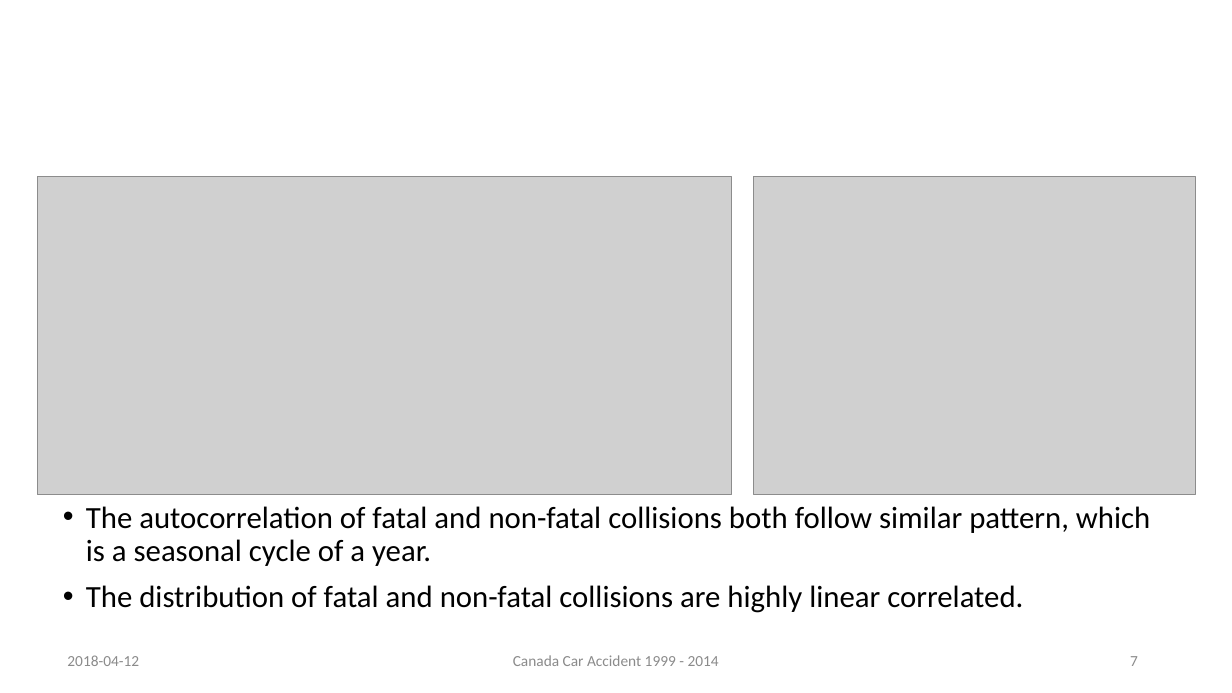
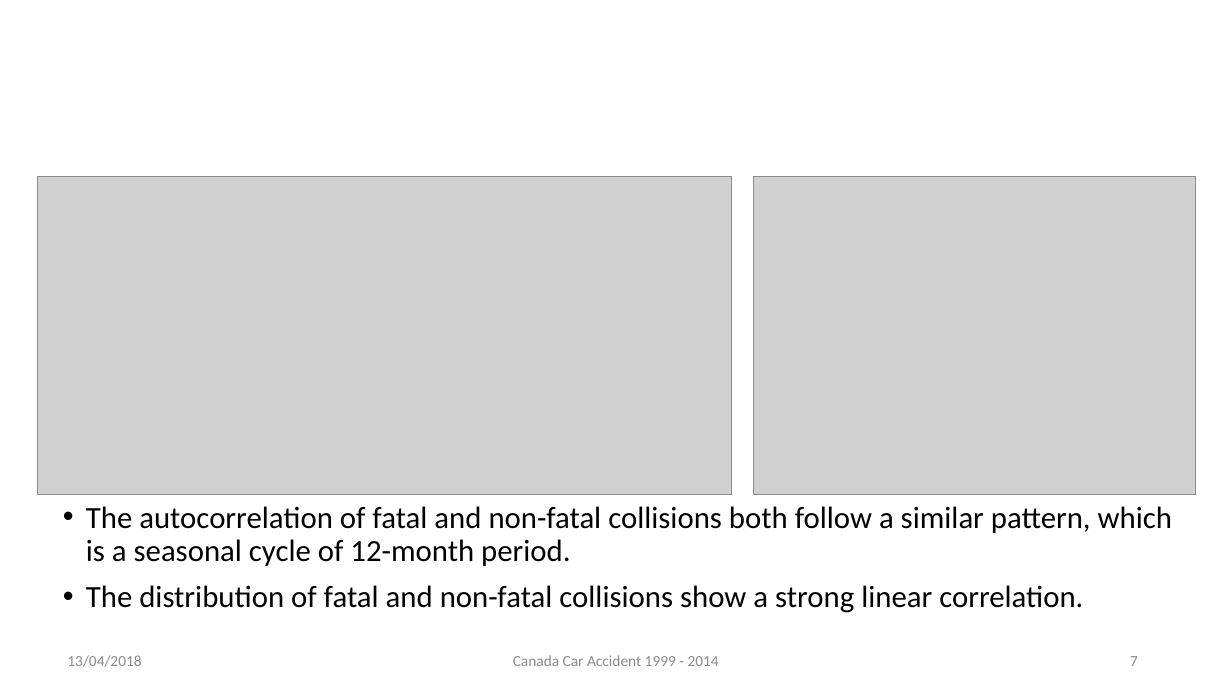
Before and after one commit to rynho/3250-G3, a slide deck: slide 7 of Deliverable/Presentation (submit).pptx. Drawn at 1232x693 pixels with LibreOffice and Linux fonts; fonts in the diff are those of the drawing; grey boxes stand for pictures; background and template pictures are left out. Boxes give left, top, right and bottom in pixels: in the first picture for what was removed or moved away, otherwise in the second. Text is boxed around its words. In the diff, an @@ line names an element or a change of style, - is before the commit and + after.

```diff
--- a/Deliverable/Presentation (submit).pptx
+++ b/Deliverable/Presentation (submit).pptx
@@ text at (86, 506, 1172, 613): text changed @@
-• The autocorrelation of fatal and non-fatal collisions both follow similar pattern, which is a seasonal cycle of a year.
-• The distribution of fatal and non-fatal collisions are highly linear correlated.
+• The autocorrelation of fatal and non-fatal collisions both follow a similar pattern, which is a seasonal cycle of 12-month period.
+• The distribution of fatal and non-fatal collisions show a strong linear correlation.
@@ text at (67, 655, 141, 667): text changed @@
-2018-04-12
+13/04/2018
```
Also in this commit, not shown: 19 other slides changed.
